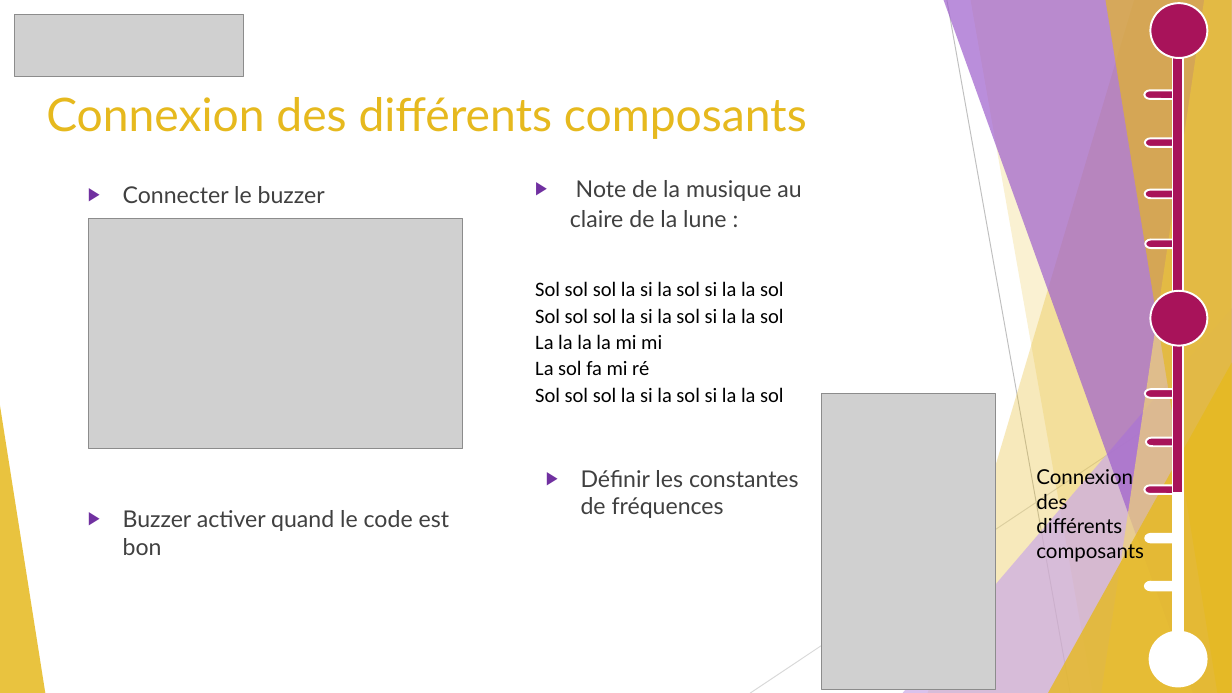
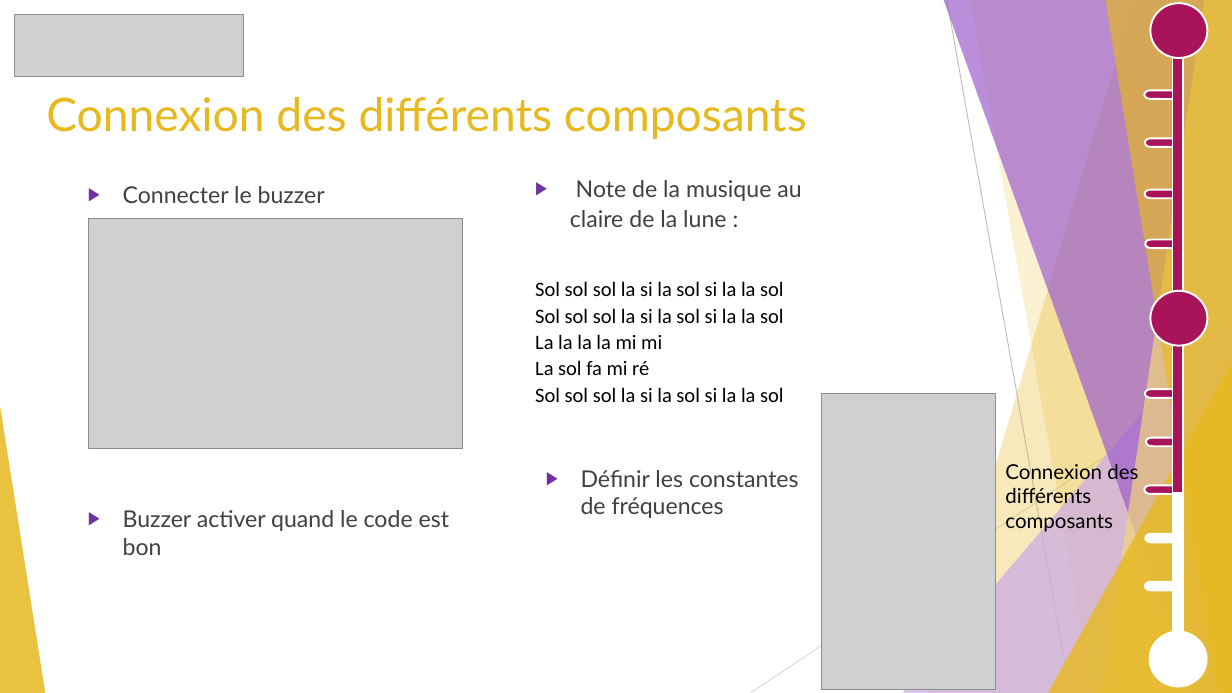
Before and after one commit to GuiguiMvn/Systeme-Escape-Game-Telethon, a slide deck: slide 21 of Cyril/Diapositives/Projet Théléton REVUE 2.pptx (slide 24 before the commit). Drawn at 1232x693 pixels with LibreOffice and Linux fonts; fonts in the diff are those of the drawing; grey boxes stand for pictures. Boxes give left, top, right and bottom in pixels: in the first picture for what was removed or moved away, otherwise in the second. Text is boxed around its words. In the diff, an @@ line names an element or a change of style, - is before the commit and + after.

```diff
--- a/Cyril/Diapositives/Projet Théléton REVUE 2.pptx
+++ b/Cyril/Diapositives/Projet Théléton REVUE 2.pptx
@@ text "Connexion des différents composants" rewrapped from (1036,466,1144,563) to (1005,461,1138,533) @@
```
Also in this commit, not shown: 15 other slides changed, 3 slides removed, 3 other files.
